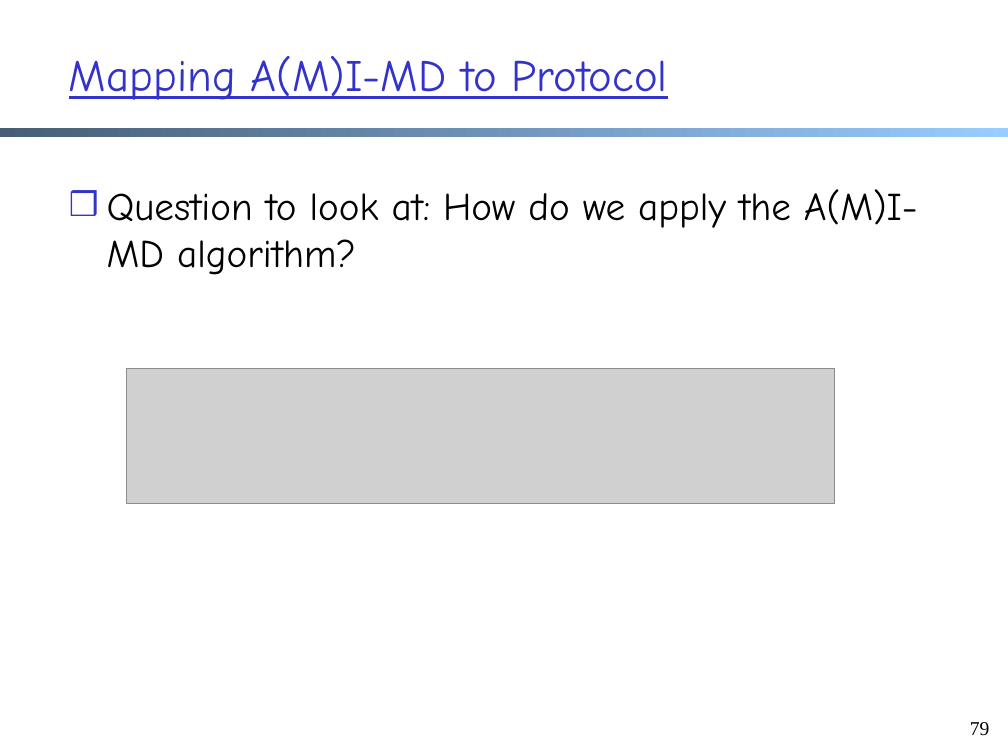
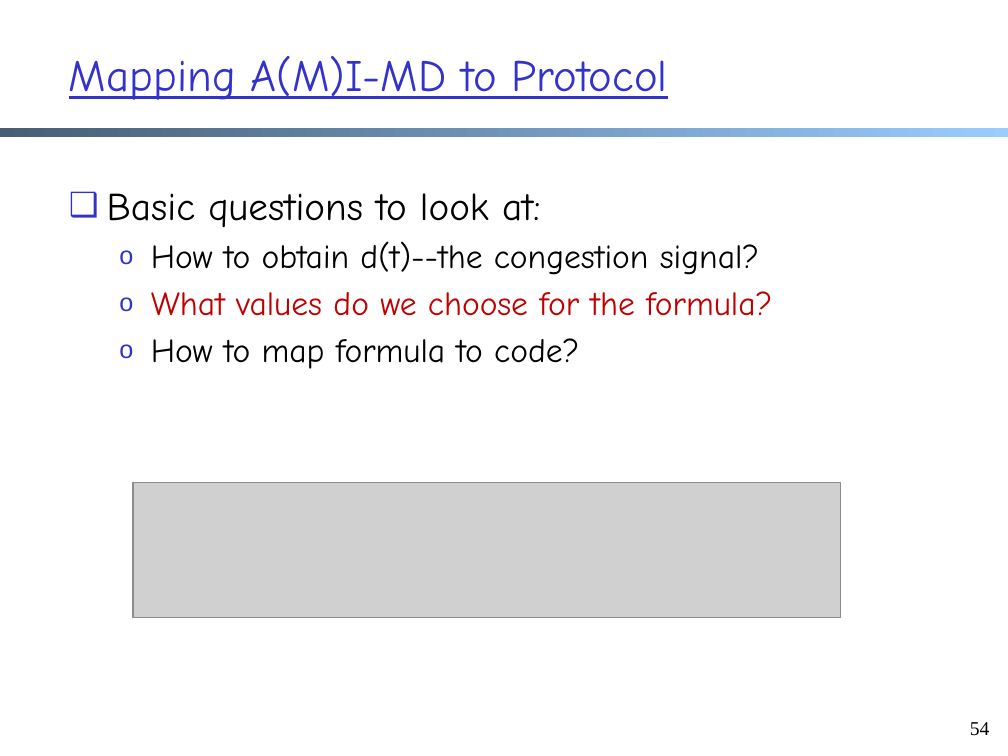
Before and after one commit to xiangq27/xiangq27.github.io, a slide deck: slide 54 of courses/cnns-xmuf21/files/lectures/transport-cc-aimd-reno.pptx (slide 79 before the commit). Drawn at 1008x756 pixels with LibreOffice and Linux fonts; fonts in the diff are those of the drawing; grey boxes stand for pictures. Boxes give left, top, right and bottom in pixels: in the first picture for what was removed or moved away, otherwise in the second. Text is boxed around its words. In the diff, an @@ line names an element or a change of style, - is before the commit and + after.

```diff
--- a/courses/cnns-xmuf21/files/lectures/transport-cc-aimd-reno.pptx
+++ b/courses/cnns-xmuf21/files/lectures/transport-cc-aimd-reno.pptx
@@ text at (107, 193, 772, 369): text changed; size 28 to 24 pt @@
-❒ Question to look at: How do we apply the A(M)I-MD algorithm?
+❑ Basic questions to look at:
+  o How to obtain d(t)--the congestion signal?
+  o What values do we choose for the formula?
+  o How to map formula to code?
@@ picture removed at (127, 368, 835, 503) @@
@@ picture added at (133, 483, 841, 618) @@
@@ page number at (970, 722, 990, 736): text changed @@
-79
+54
```
Also in this commit, not shown: 29 other slides changed, 5 slides added, 30 slides removed, 13 other files.
